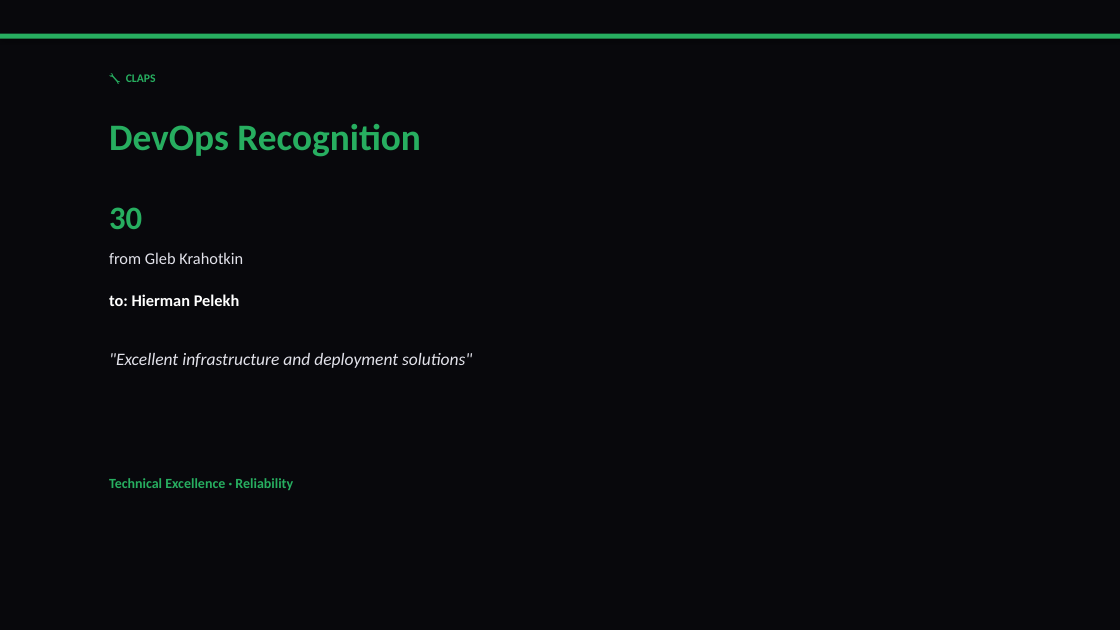
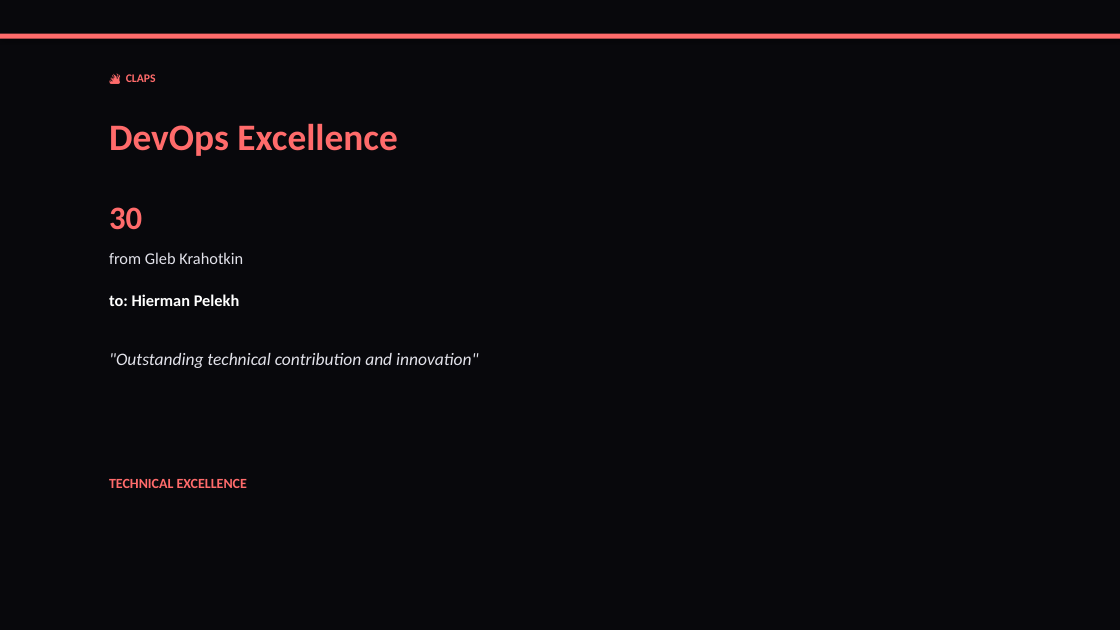
Before and after one commit to liliyagarifullina-maker/appodeal-pulse, a slide deck: slide 10 of data/archive/pulse_2026-03-12.pptx (slide 9 before the commit). Drawn at 1120x630 pixels with LibreOffice and Linux fonts; fonts in the diff are those of the drawing. Boxes give left, top, right and bottom in pixels: in the first picture for what was removed or moved away, otherwise in the second. Text is boxed around its words. In the diff, an @@ line names an element or a change of style, - is before the commit and + after.

```diff
--- a/data/archive/pulse_2026-03-12.pptx
+++ b/data/archive/pulse_2026-03-12.pptx
@@ rectangle at [0,34,1120,39]: fill #27AE60 to #FF6B6B @@
@@ text at [126,74,156,82]: text changed; text colour #27AE60 to #FF6B6B @@
-🔧 CLAPS
+🔥 CLAPS
@@ text at [109,123,397,156]: text changed; text colour #27AE60 to #FF6B6B @@
-DevOps Recognition
+DevOps Excellence
@@ text "30" at [109,207,142,230]: text colour #27AE60 to #FF6B6B @@
@@ text at [109,353,478,368]: text changed @@
-"Excellent infrastructure and deployment solutions"
+"Outstanding technical contribution and innovation"
@@ text at [109,479,247,488]: text changed; text colour #27AE60 to #FF6B6B @@
-Technical Excellence · Reliability
+TECHNICAL EXCELLENCE
```
Also in this commit, not shown: 14 other slides changed, 4 slides added, 2 slides removed, 2 other files.
